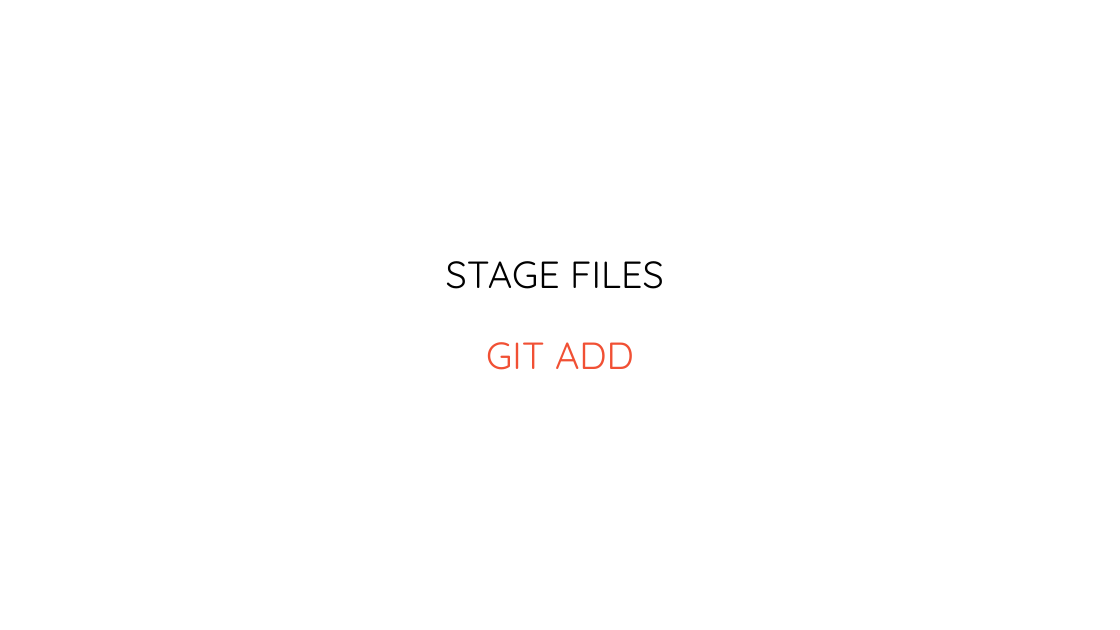
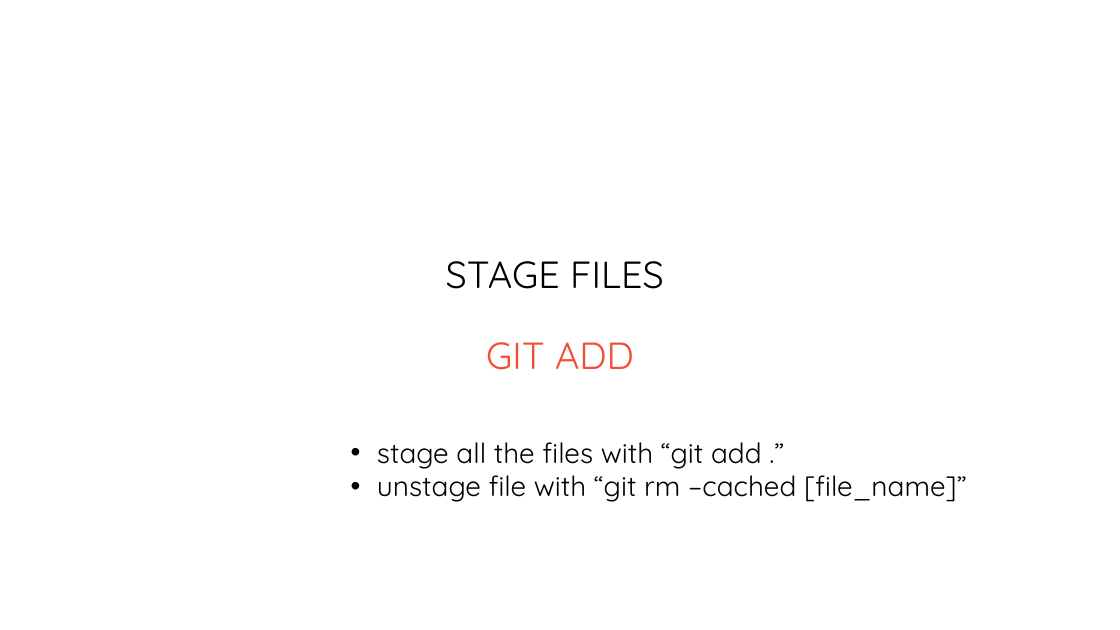
Before and after one commit to bogdanbujdea/git102, a slide deck: slide 25 of Course 1.pptx. Drawn at 1120x630 pixels with LibreOffice and Linux fonts; fonts in the diff are those of the drawing. Boxes give left, top, right and bottom in pixels: in the first picture for what was removed or moved away, otherwise in the second. Text is boxed around its words. In the diff, an @@ line names an element or a change of style, - is before the commit and + after.

```diff
--- a/Course 1.pptx
+++ b/Course 1.pptx
@@ text added at box(377, 442, 966, 502), 24 pt, text #000000 @@
+• stage all the files with “git add .”
+• unstage file with “git rm –cached [file_name]”
```
Also in this commit, not shown: 6 other slides changed, 1 slide added.
